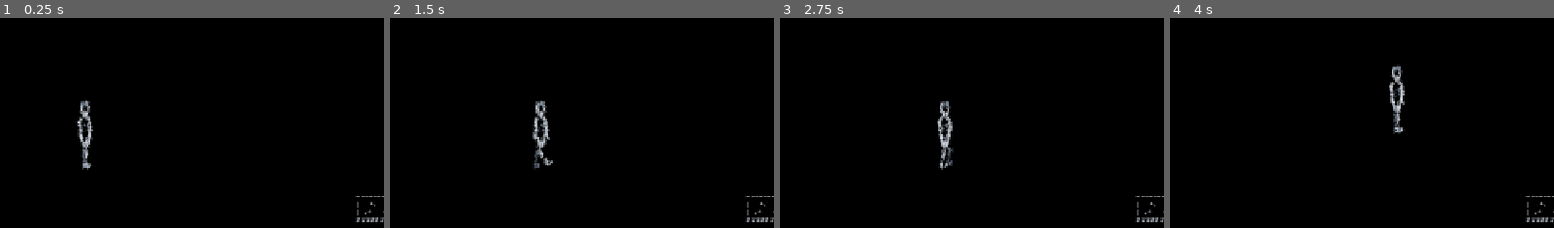
Above: before the commit, frames 1-4 (left to right).
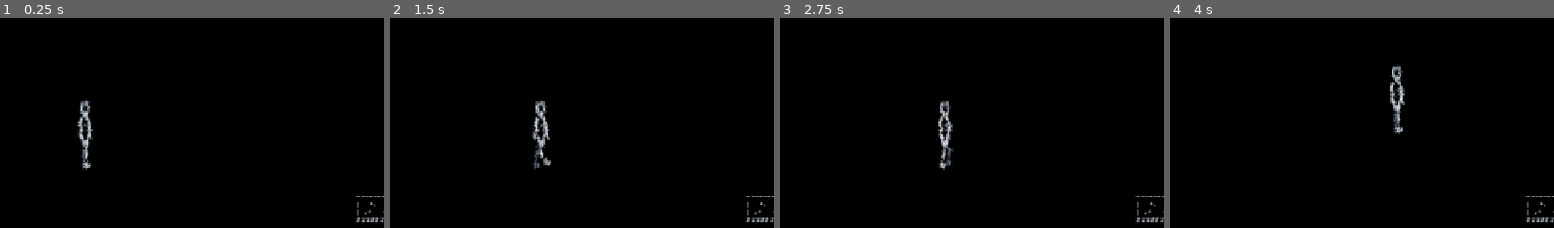
Above: after the commit, the same moments.

Repository: rifatsidik/textborn
Game: Godot game, scene res://scenes/main.tscn
Two runs of this game, one before a commit and one after it. Both use one fixed random seed, a clock stepped at 60 frames per second and the inputs below.
Inputs:
- Up to frame 1 (0.25 s): no input
- Up to frame 2 (1.5 s): tap Enter (ui_accept) at 0.5, 0.77 s; hold Right (ui_right) from 0.53 s (still down)
- Up to frame 3 (2.75 s): tap Enter (ui_accept) at 1.52 s; release Right (ui_right) at 2.03 s; hold Left (ui_left) from 2.03 s (still down)
- Up to frame 4 (4 s): release Left (ui_left) at 2.78 s; hold Right (ui_right) from 2.78 s (still down); tap Enter (ui_accept) at 3.02, 3.77 s
The pictures show only the part of the screen within x 0-50%, y 50-100%; the shares and areas given below are measured in that part.

The runs differ from the first frame. In frame 1, 0.3% of the frame differs, in the area x 20-25%, y 46-73%; in frame 2, 0.3%; in frame 3, 0.3%, in the area x 40-45%, y 46-73%; in frame 4, 0.3%.

Commit message:
Slim torso and balance both leg contours

Diff:
--- a/systems/glyph_renderer.gd
+++ b/systems/glyph_renderer.gd
@@ -45,15 +45,15 @@
 
     # Neck, shoulder slope, rib cage and waist: only perimeter glyphs.
     _path(PackedVector2Array([
-        neck + Vector2(-2.2, -1.0), chest + Vector2(-6.8, -1.0),
-        chest + Vector2(-10.0, 2.0), chest + Vector2(-8.5, 12.0),
-        pelvis + Vector2(-5.4, -1.0), pelvis + Vector2(5.4, -1.0),
-        chest + Vector2(8.5, 12.0), chest + Vector2(10.0, 2.0),
-        chest + Vector2(6.8, -1.0), neck + Vector2(2.2, -1.0)
+        neck + Vector2(-2.2, -1.0), chest + Vector2(-5.8, -1.0),
+        chest + Vector2(-8.0, 2.0), chest + Vector2(-7.0, 12.0),
+        pelvis + Vector2(-4.2, -1.0), pelvis + Vector2(4.2, -1.0),
+        chest + Vector2(7.0, 12.0), chest + Vector2(8.0, 2.0),
+        chest + Vector2(5.8, -1.0), neck + Vector2(2.2, -1.0)
     ]), ink, 11, true)
-    _path(PackedVector2Array([pelvis + Vector2(-5.4, -1), pelvis + Vector2(-3.5, 5), pelvis + Vector2(0, 8), pelvis + Vector2(3.5, 5), pelvis + Vector2(5.4, -1)]), ink, 19, false)
-    _path(PackedVector2Array([chest + Vector2(-4.5, 8), chest + Vector2(4.5, 8)]), dim, 23, false)
-    _path(PackedVector2Array([chest + Vector2(-3.5, 16), chest + Vector2(3.5, 16)]), dim, 29, false)
+    _path(PackedVector2Array([pelvis + Vector2(-4.2, -1), pelvis + Vector2(-2.8, 4), pelvis + Vector2(0, 6), pelvis + Vector2(2.8, 4), pelvis + Vector2(4.2, -1)]), ink, 19, false)
+    _path(PackedVector2Array([chest + Vector2(-3.2, 8), chest + Vector2(3.2, 8)]), dim, 23, false)
+    _path(PackedVector2Array([chest + Vector2(-2.8, 16), chest + Vector2(2.8, 16)]), dim, 29, false)
 
     # Limbs are drawn as paired contour rails, not filled glyph tubes.
     _limb(ls, le, 3.0, ink, 31)
@@ -61,16 +61,16 @@
     _limb(rs, re, 3.0, ink, 41)
     _limb(re, rh, 2.0, ink, 43)
     # Far leg is quieter and drawn first; the near leg carries the clear contour.
-    _limb(lhip, lk, 2.6, dim, 47)
-    _limb(lk, la, 2.0, dim, 53)
-    _limb(rhip, rk, 3.0, ink, 59)
-    _limb(rk, ra, 2.3, ink, 61)
+    _limb(lhip, lk, 2.5, dim, 47)
+    _limb(lk, la, 2.1, dim, 53)
+    _limb(rhip, rk, 2.5, ink, 59)
+    _limb(rk, ra, 2.1, ink, 61)
 
     # Hands and feet: short contour strokes only.
     _path(PackedVector2Array([lh + Vector2(-1, -1), lh + Vector2(1, 2), lh + Vector2(2, 4)]), ink, 67, false)
     _path(PackedVector2Array([rh + Vector2(-1, -1), rh + Vector2(1, 2), rh + Vector2(2, 4)]), ink, 71, false)
-    _path(PackedVector2Array([la + Vector2(-1, 0), la + Vector2(4, 0.5), la + Vector2(6, 1.5)]), dim, 73, false)
-    _path(PackedVector2Array([ra + Vector2(-2, 0), ra + Vector2(5, 0), ra + Vector2(7, 1)]), ink, 79, false)
+    _path(PackedVector2Array([la + Vector2(-1.5, 0), la + Vector2(3.5, 0.4), la + Vector2(5.5, 1.2)]), dim, 73, false)
+    _path(PackedVector2Array([ra + Vector2(-1.5, 0), ra + Vector2(3.5, 0.4), ra + Vector2(5.5, 1.2)]), ink, 79, false)
 
 func _ellipse_outline(center: Vector2, radius: Vector2, color: Color, seed: int) -> void:
     const COUNT := 32
